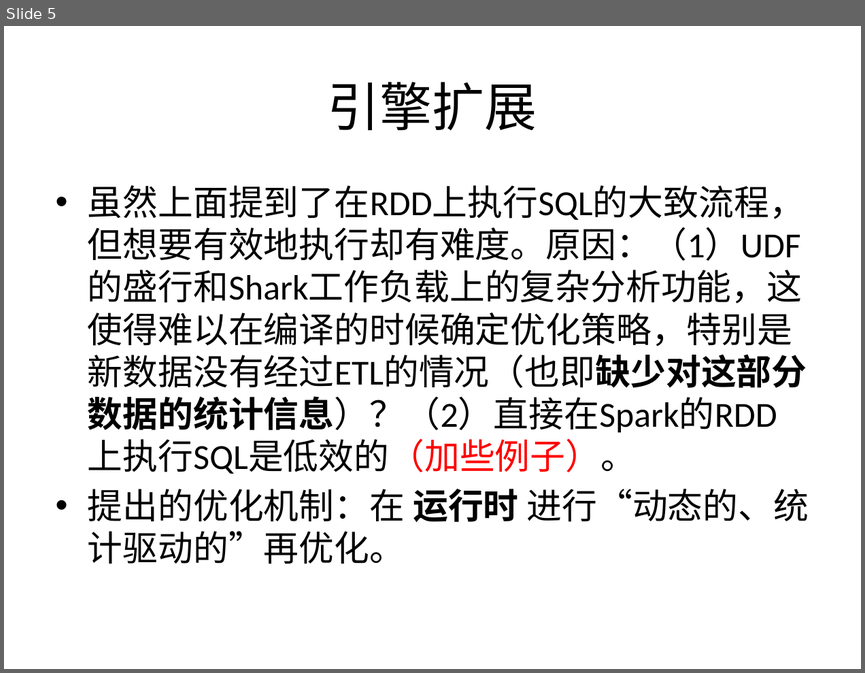
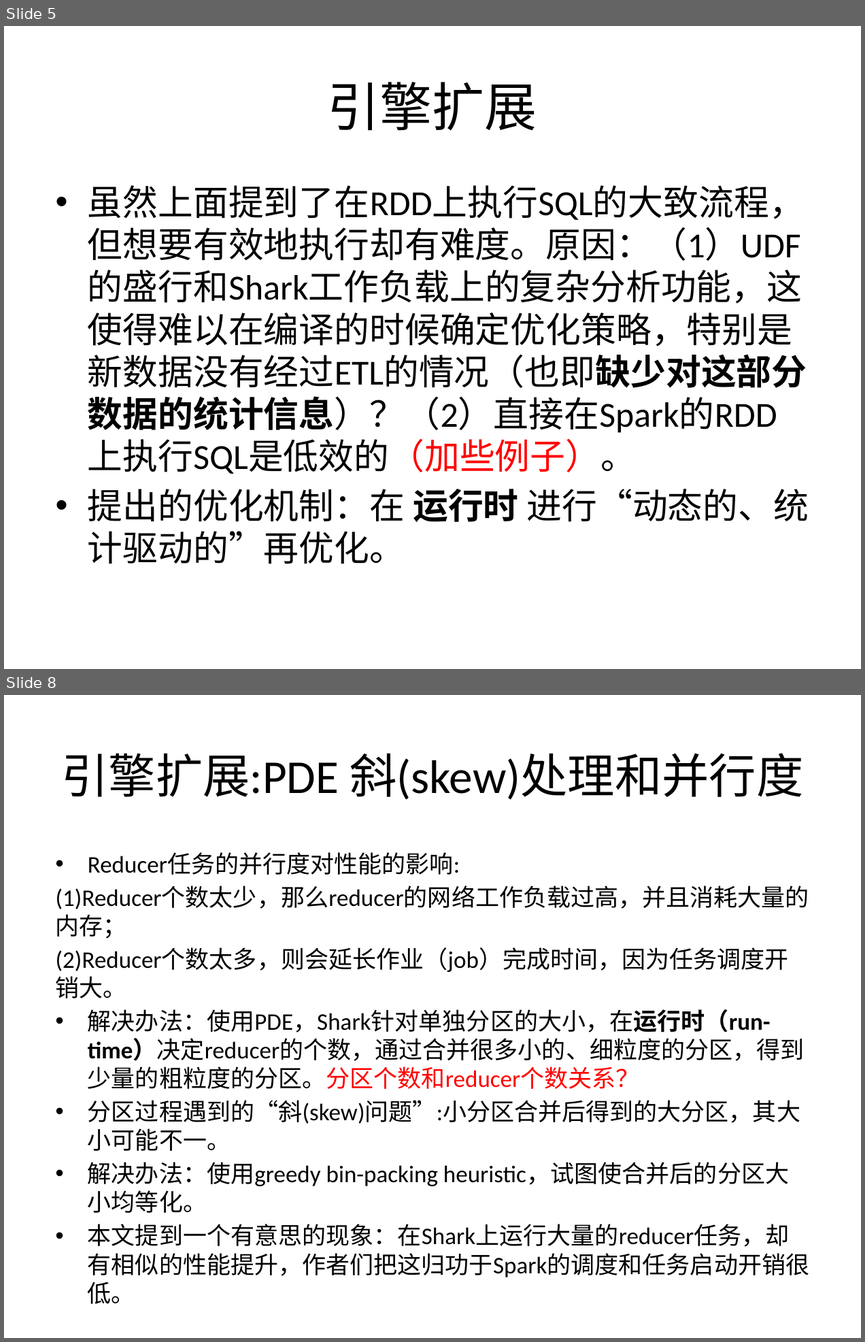
Before and after one commit to wuxingdexian/seminar, a slide deck: shark.pptx. Shown one above the other, each under a label of ours: slide 5 before the commit, slides 5 and 8 after it; the slides between them are not shown. The pictures are 865x673 and 865x1342 pixels, drawn with LibreOffice and Linux fonts; fonts in the diff are those of the drawing. Boxes give left, top, right and bottom in pixels: in the first picture for what was removed or moved away, otherwise in the second. Text is boxed around its words. In the diff, an @@ line names an element or a change of style, - is before the commit and + after.

```diff
--- a/shark.pptx
+++ b/shark.pptx
@@ slide 8 added at bbox=[4, 695, 861, 1338], background #FFFFFF @@
@@ title added at bbox=[62, 753, 803, 800], 39.6 pt, text #000000 @@
+引擎扩展:PDE 斜(skew)处理和并行度
@@ text added at bbox=[56, 853, 809, 1277], 20 pt, text #000000 @@
+• Reducer任务的并行度对性能的影响:
+(1)Reducer个数太少，那么reducer的网络工作负载过高，并且消耗大量的内存；
+(2)Reducer个数太多，则会延长作业（job）完成时间，因为任务调度开销大。
+• 解决办法：使用PDE，Shark针对单独分区的大小，在运行时（run-time）决定reducer的个数，通过合并很多小的、细粒度的分区，得到少量的粗粒度的分区。分区个数和reducer个数关系？
+• 分区过程遇到的“斜(skew)问题”:小分区合并后得到的大分区，其大小可能不一。
+• 解决办法：使用greedy bin-packing heuristic，试图使合并后的分区大小均等化。
+• 本文提到一个有意思的现象：在Shark上运行大量的reducer任务，却有相似的性能提升，作者们把这归功于Spark的调度和任务启动开销很低。
```
Also in this commit, not shown: 2 slides changed, 1 other slide added, 1 slide removed, 2 other files.
